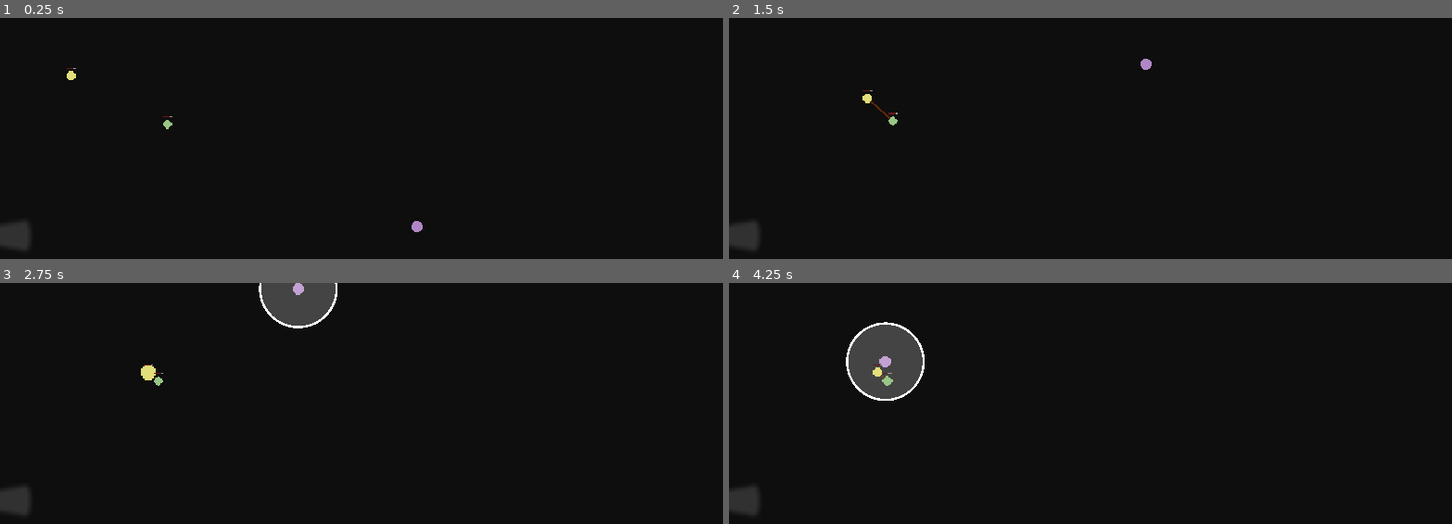
Above: before the commit, frames 1-4 (two rows, left to right).
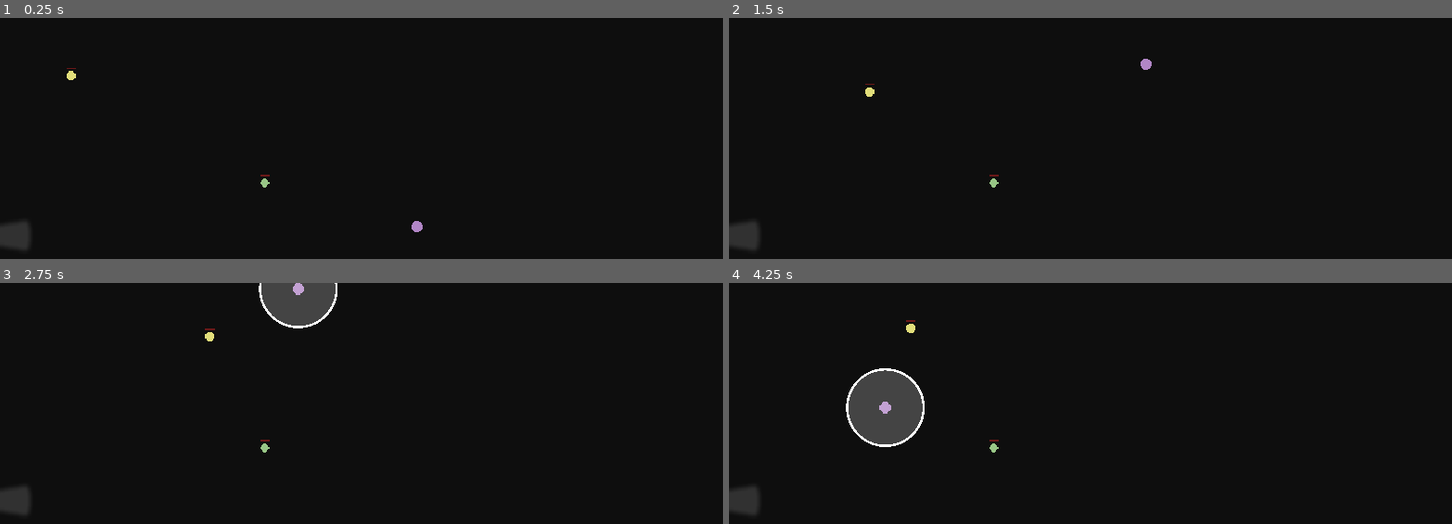
Above: after the commit, the same moments.

Repository: Lunatic-Games/crypt-keeper
Game: Godot game, scene res://crypt/crypt.tscn
Two runs of this game, one before a commit and one after it. Both use one fixed random seed, a clock stepped at 60 frames per second and the inputs below.
Inputs:
- Up to frame 1 (0.25 s): no input
- Up to frame 2 (1.5 s): hold Space (select) 0.53-1.28 s; hold W (move_up) from 0.53 s (still down); tap Space (select) at 1.35 s
- Up to frame 3 (2.75 s): tap Enter at 2 s; release W (move_up) at 2.03 s; hold A (move_left) from 2.03 s (still down); hold Space (select) from 2.03 s (still down)
- Up to frame 4 (4.25 s): release Space (select) at 2.78 s; tap Space (select) at 2.85 s; release A (move_left) at 3.53 s; hold S (move_down) from 3.53 s (still down); hold Space (select) from 3.53 s (still down)

The runs differ from the first frame. In frame 1, less than 0.1% of the frame differs, in the area x 10-38%, y 20-71%; in frame 2, 0.2%; in frame 3, 0.2%; in frame 4, 4.2%, in the area x 16-38%, y 15-71%.

Commit message:
Fix health bar

Diff:
--- a/crypt/crypt.tscn
+++ b/crypt/crypt.tscn
@@ -36,7 +36,7 @@
 position = Vector2( 49.7825, 44.9494 )
 
 [node name="Zombie" parent="." instance=ExtResource( 3 )]
-position = Vector2( 144.535, 91.6185 )
+position = Vector2( 228.531, 142.345 )
 
 [node name="Walls" type="Node2D" parent="."]
 
--- a/unit/base_unit.tscn
+++ b/unit/base_unit.tscn
@@ -98,6 +98,7 @@
 margin_top = -7.03052
 margin_right = 0.285339
 margin_bottom = 6.96948
+rect_min_size = Vector2( 4, 0 )
 rect_scale = Vector2( 2.05442, 0.078355 )
 custom_styles/fg = SubResource( 5 )
 custom_styles/bg = SubResource( 6 )
--- a/unit/health_bar.gd
+++ b/unit/health_bar.gd
@@ -2,8 +2,6 @@
 
 onready var health_tween = $HealthTween
 
-func _ready():
-	value = 99
 
 func update_health(current_health, max_health):
 	print("UPDATING HEALTH, is now: ", value)
--- a/unit/order/knight/knight.tscn
+++ b/unit/order/knight/knight.tscn
@@ -18,5 +18,4 @@
 one_shot = false
 
 [node name="HealthBar" parent="." index="7"]
-allow_greater = false
 percent_visible = true
